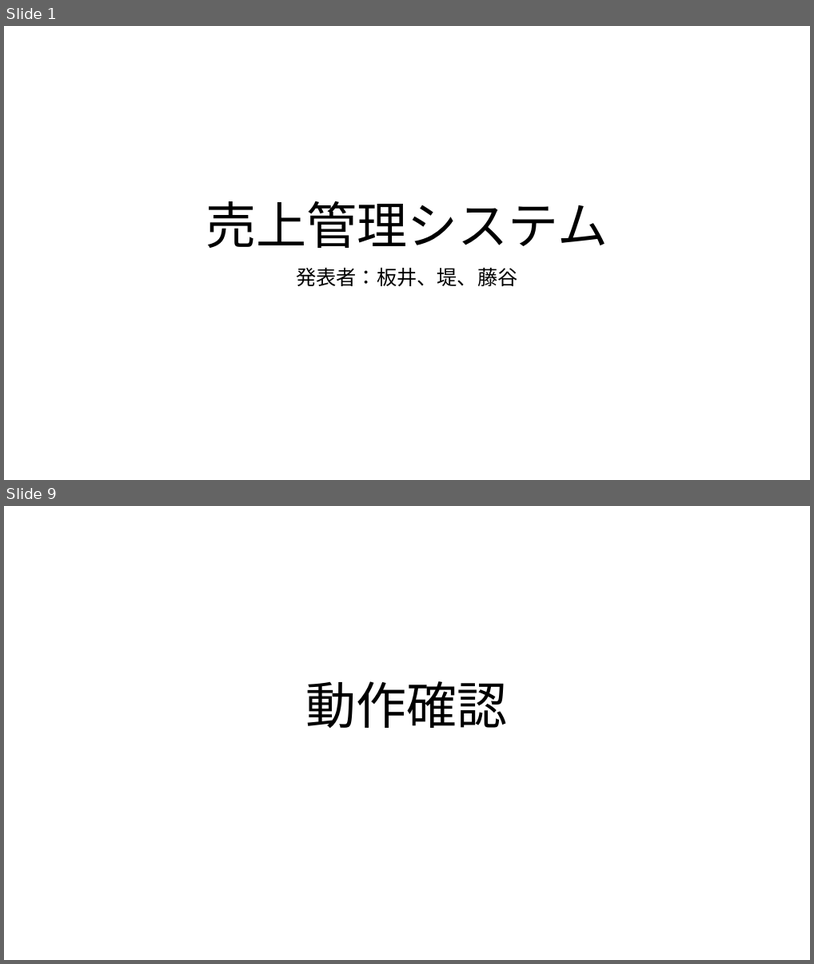
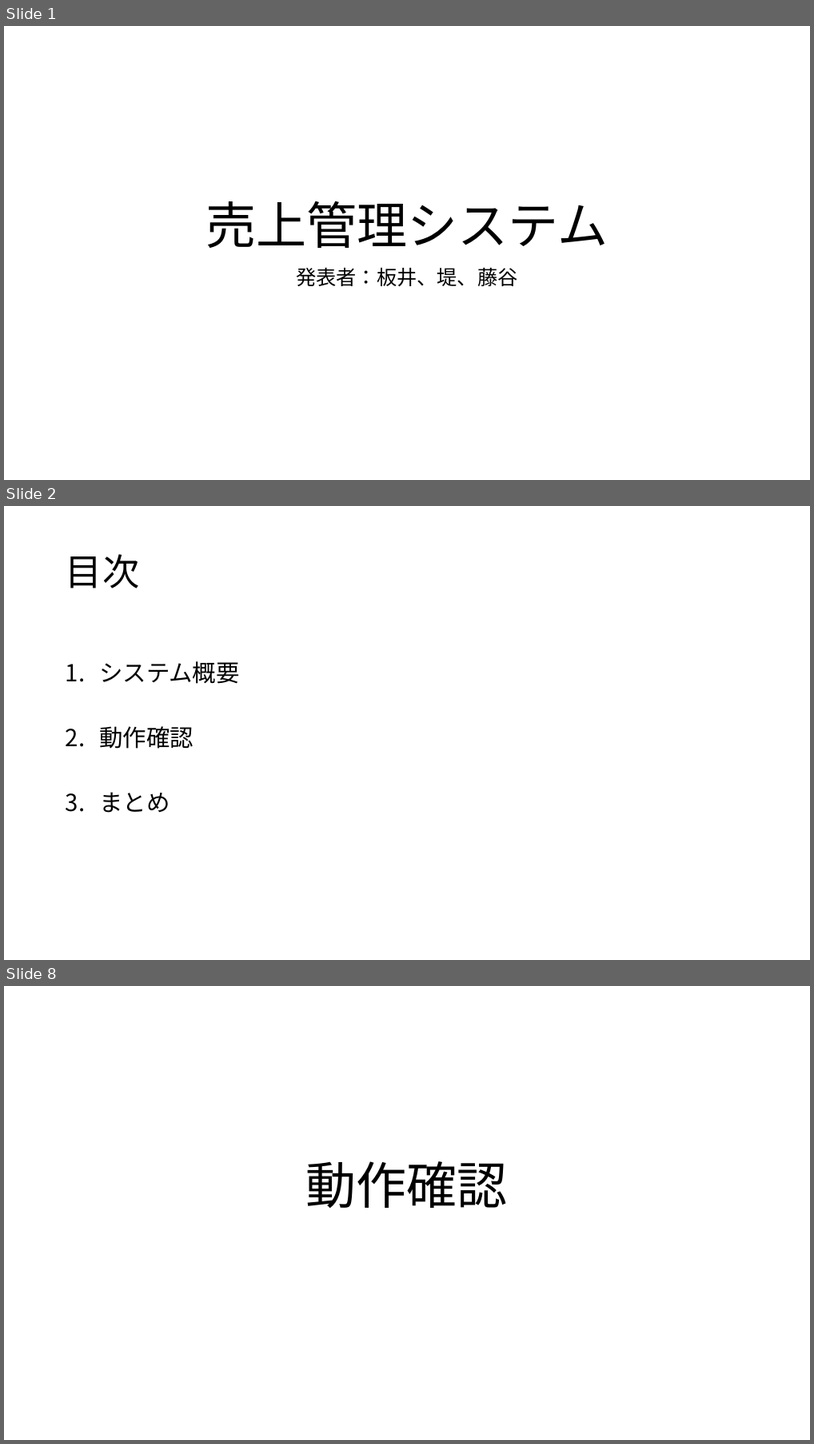
Before and after one commit to ivy239007/UG, a slide deck: プレゼン資料/Webアプリ開発発表資料.pptx. Shown one above the other, each under a label of ours: slides 1 and 9 before the commit, slides 1, 2 and 8 after it; the slides between them are not shown. The pictures are 814x964 and 814x1444 pixels, drawn with LibreOffice and Linux fonts; fonts in the diff are those of the drawing. Boxes give left, top, right and bottom in pixels: in the first picture for what was removed or moved away, otherwise in the second. Text is boxed around its words. In the diff, an @@ line names an element or a change of style, - is before the commit and + after.

```diff
--- a/プレゼン資料/Webアプリ開発発表資料.pptx
+++ b/プレゼン資料/Webアプリ開発発表資料.pptx
@@ slide 2 added at [4,506,810,960], background #FFFFFF @@
@@ title added at [66,554,139,588], 44 pt, text #000000 @@
+目次
@@ text added at [99,661,239,812], 28 pt, text #000000 @@
+1. システム概要
+2. 動作確認
+3. まとめ
@@ what was slide 9 is now slide 8 @@
```
Also in this commit, not shown: 5 slides changed, 1 other slide added, 2 slides removed, 1 other file.
